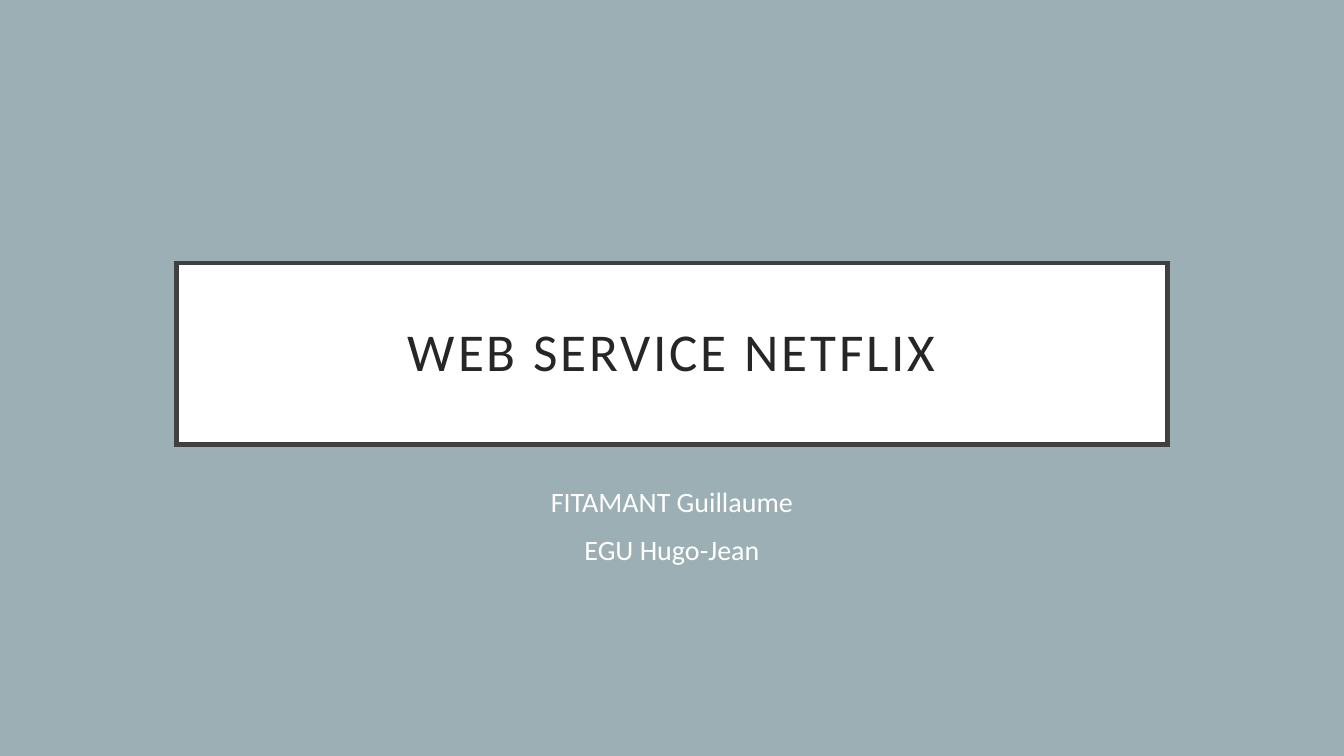
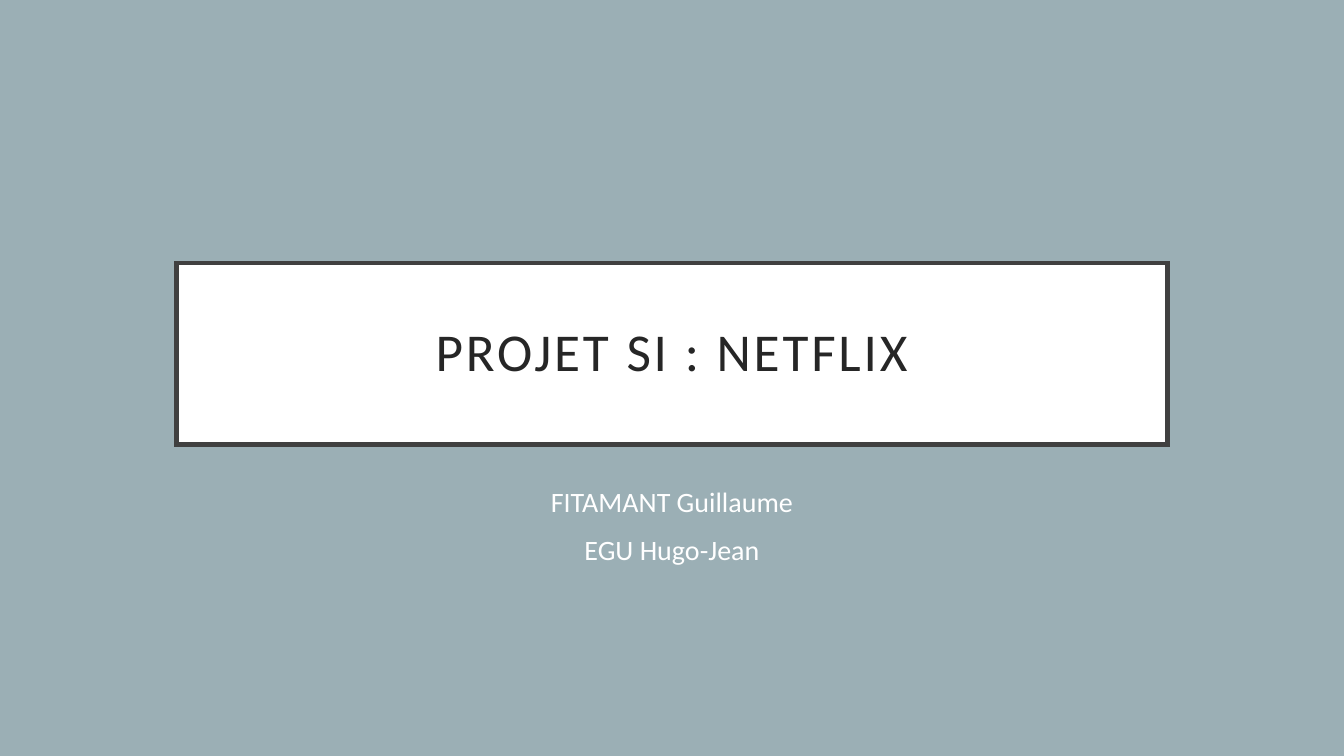
Before and after one commit to hugoj78/servicewebnetflixdocker, a slide deck: slide 1 of Presentation.pptx. Drawn at 1344x756 pixels with LibreOffice and Linux fonts; fonts in the diff are those of the drawing. Boxes give left, top, right and bottom in pixels: in the first picture for what was removed or moved away, otherwise in the second. Text is boxed around its words. In the diff, an @@ line names an element or a change of style, - is before the commit and + after.

Commit message:
update name

```diff
--- a/Presentation.pptx
+++ b/Presentation.pptx
@@ title at (x1=436, y1=336, x2=908, y2=372): text changed @@
-WEB SERVICE NETFLIX
+PROJET SI : NETFLIX
```
